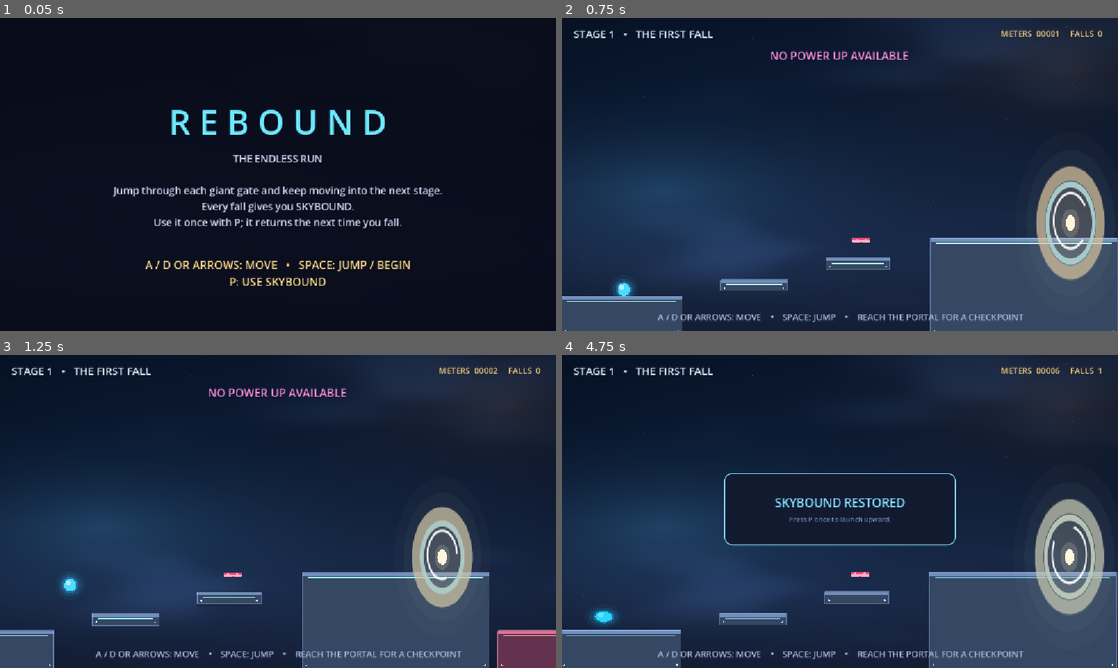
Above: before the commit, frames 1-4 (two rows, left to right).
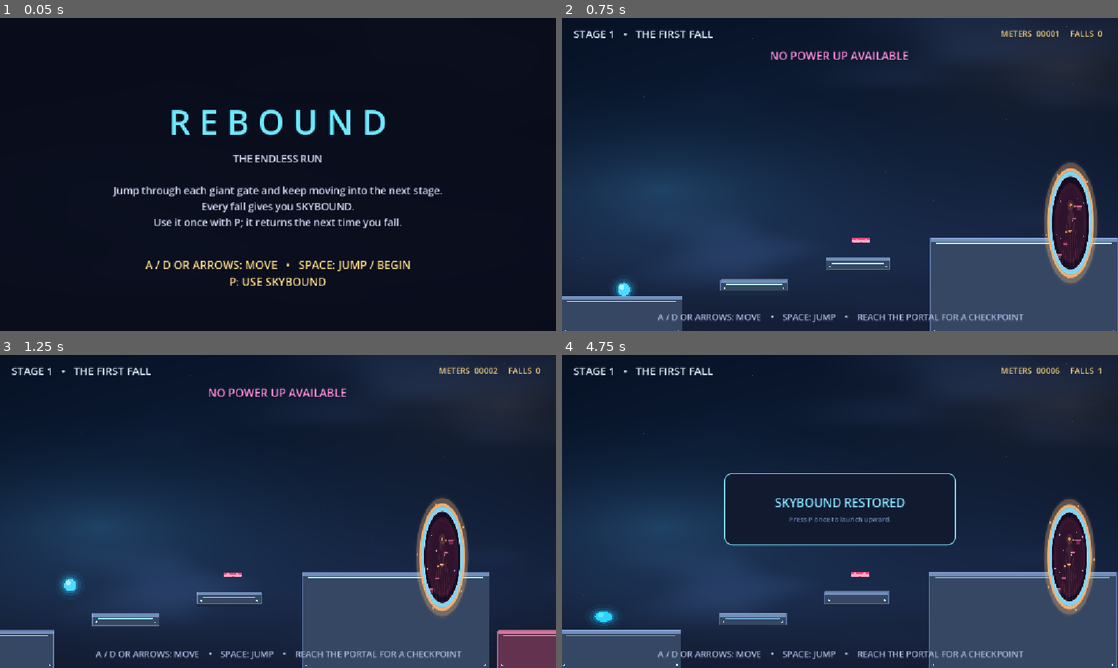
Above: after the commit, the same moments.

Repository: Epiccoder2211/REBOUND
Game: Godot game, scene res://main.tscn
The game is run twice, just before and just after one commit, with the same random seed, the same clock (stepped at 60 frames per second) and the same inputs. Sound files missing from this copy of the repository are replaced by a short silence.
Inputs:
- Up to frame 1 (0.05 s): no input
- Up to frame 2 (0.75 s): tap Enter (ui_accept) at 0.5 s; hold Right (ui_right) from 0.53 s (still down); tap P at 0.6 s
- Up to frame 3 (1.25 s): keep holding Right (ui_right); tap Enter (ui_accept) at 0.77 s
- Up to frame 4 (4.75 s): tap P at 1.35, 2.1, 2.85, 3.6, 4.25, 4.35 s; tap Enter (ui_accept) at 1.52, 3.02, 3.77, 4.52 s; release Right (ui_right) at 2.03 s; hold Left (ui_left) 2.03-2.78 s; hold Right (ui_right) 2.78-4.28 s; hold Left (ui_left) from 4.28 s (still down)

Frame 1 is identical in both runs. In frame 2, 3.6% of the frame differs, in the area x 85-98%, y 46-85%; in frame 3, 3.1%; in frame 4, 3.7%, in the area x 84-98%, y 46-84%.

Commit message:
Portal 2

Diff:
--- a/scripts/goal.gd
+++ b/scripts/goal.gd
@@ -1,11 +1,12 @@
 extends Area2D
-## Tall glowing gate that frames the next level beyond it.
+## Surreal gate with a small, perspective view into the next stage.
 
 signal reached
 var phase := 0.0
 var used := false
 var color_a := Color("82dfff")
 var color_b := Color("ffb26c")
+var preview_data: Dictionary = {}
 
 func _ready() -> void:
     collision_layer = 0
@@ -28,18 +29,113 @@
         reached.emit()
 
 func _draw() -> void:
-    var pulse := 1.0 + sin(phase) * 0.10
-    var blend := 0.5 + sin(phase * 0.65) * 0.18
-    var portal_color := color_a.lerp(color_b, blend)
-    var alternate_color := color_b.lerp(color_a, blend)
-    draw_set_transform(Vector2.ZERO, 0.0, Vector2(0.82, 1.36))
-    draw_circle(Vector2.ZERO, 76.0 * pulse, Color(portal_color.r, portal_color.g, portal_color.b, 0.025))
-    draw_circle(Vector2.ZERO, 61.0 * pulse, Color(alternate_color.r, alternate_color.g, alternate_color.b, 0.045))
-    draw_circle(Vector2.ZERO, 48.0 * pulse, Color(portal_color.r, portal_color.g, portal_color.b, 0.10))
-    draw_circle(Vector2.ZERO, 34.0 * pulse, Color(portal_color.r, portal_color.g, portal_color.b, 0.12))
-    draw_arc(Vector2.ZERO, 41.0 * pulse, 0.0, TAU, 72, Color(portal_color.r, portal_color.g, portal_color.b, 0.7), 12.0, true)
-    draw_arc(Vector2.ZERO, 32.0 * pulse, 0.0, TAU, 72, Color(alternate_color.r, alternate_color.g, alternate_color.b, 0.95), 5.0, true)
-    draw_arc(Vector2(0, -2), 23.0 * pulse, phase * 0.35, phase * 0.35 + TAU * 0.78, 56, Color(1.0, 1.0, 1.0, 0.9), 2.5, true)
-    draw_circle(Vector2.ZERO, 12.0 * pulse, Color(portal_color.r, portal_color.g, portal_color.b, 0.22))
-    draw_circle(Vector2.ZERO, 7.0, Color("fff5dd"))
+    var pulse := 1.0 + sin(phase * 0.8) * 0.025
+    var next_theme: Dictionary = preview_data.get("theme", {})
+    var portal_color := color_a
+    var destination_color := color_b
+
+    # A soft, layered aura replaces the old solid-looking portal texture.
+    draw_set_transform(Vector2.ZERO, 0.0, Vector2(0.78, 1.28))
+    _draw_ellipse(43.0 * pulse, 59.0 * pulse, Color(destination_color, 0.035))
+    _draw_ellipse(39.0 * pulse, 55.0 * pulse, Color(portal_color, 0.045))
+    _draw_ellipse(35.0 * pulse, 51.0 * pulse, Color(destination_color, 0.08))
+
+    # The aperture is transparent to the old world; only the destination scene is drawn here.
+    _draw_ellipse(30.0, 47.0, Color("080b19"))
+    _draw_preview_scene(next_theme)
+
+    # The outer rim belongs to the world ahead; the inner lip belongs to this world.
+    _draw_ellipse_outline(36.5 * pulse, 52.0 * pulse, Color(destination_color, 0.28), 8.0)
+    _draw_ellipse_outline(34.0 * pulse, 49.5 * pulse, Color(destination_color, 0.95), 3.2)
+    _draw_ellipse_outline(30.8 * pulse, 46.0 * pulse, Color(portal_color, 0.95), 4.0)
+    _draw_ellipse_outline(28.7 * pulse, 43.8 * pulse, Color(portal_color.lightened(0.45), 0.78), 1.0)
+
+    # A few drifting motes make the edge feel dimensional without obscuring the view.
+    for mote_index in range(5):
+        var angle := phase * 0.18 + float(mote_index) * TAU / 5.0
+        var mote_position := Vector2(cos(angle) * 39.0, sin(angle) * 52.0)
+        draw_circle(mote_position, 1.1 + (mote_index % 2) * 0.55, Color(destination_color, 0.7))
     draw_set_transform(Vector2.ZERO, 0.0, Vector2.ONE)
+
+func _draw_preview_scene(theme: Dictionary) -> void:
+    var sky_color := Color(theme.get("background_upper", "11132f"))
+    var horizon_color := Color(theme.get("background_horizon", "55518b"))
+    var floor_color := Color(theme.get("background_floor", "282642"))
+    var accent_color := Color(theme.get("platform_accent", "ffe58d"))
+    var platform_color := Color(theme.get("platform_static", "514d73"))
+    var highlight_color := Color(theme.get("platform_highlight", "a49ce0"))
+
+    # Atmospheric bands and a distant vanishing point suggest a view through space.
+    _draw_ellipse(30.0, 47.0, sky_color)
+    _draw_ellipse(25.0, 38.0, Color(horizon_color, 0.34))
+    _draw_ellipse(18.0, 27.0, Color(floor_color, 0.32))
+    _draw_ellipse_outline(22.0, 35.0, Color(horizon_color, 0.22), 1.0)
+    draw_circle(Vector2(0.0, -17.0), 5.0, Color(accent_color, 0.12))
+    draw_circle(Vector2(0.0, -17.0), 1.8, Color(accent_color, 0.72))
+
+    # Fine rays converge toward the center, selling a forward-looking camera angle.
+    for ray_index in range(7):
+        var ray_fraction := float(ray_index) / 6.0
+        var ray_edge := 30.0 * sqrt(maxf(0.0, 1.0 - pow(41.0 / 47.0, 2.0))) - 1.0
+        var ray_end := lerpf(-ray_edge, ray_edge, ray_fraction)
+        draw_line(Vector2(ray_end * 0.22, -15.0), Vector2(ray_end, 41.0), Color(accent_color, 0.10), 0.8, true)
+
+    for rect: Rect2 in preview_data.get("platforms", []):
+        _draw_preview_platform(rect, platform_color, highlight_color)
+    for platform: Dictionary in preview_data.get("moving", []):
+        _draw_preview_platform(platform["rect"], accent_color.darkened(0.24), accent_color)
+    for hazard: Rect2 in preview_data.get("hazards", []):
+        var hazard_position := _project_point(hazard.position + Vector2(hazard.size.x * 0.5, 0.0))
+        var hazard_width := maxf(2.0, hazard.size.x / 1152.0 * 48.0)
+        draw_line(hazard_position, hazard_position + Vector2(hazard_width, 0.0), Color(accent_color, 0.85), 1.4, true)
+
+    # A hazy destination glow and scattered stars add depth without a pasted-on backdrop.
+    for star_index in range(12):
+        var star_x := sin(float(star_index) * 19.7 + 1.3) * 24.0
+        var star_y := -36.0 + float((star_index * 17) % 70)
+        var star_edge := 30.0 * sqrt(maxf(0.0, 1.0 - pow(star_y / 47.0, 2.0)))
+        if absf(star_x) < star_edge:
+            draw_circle(Vector2(star_x, star_y), 0.45 + float(star_index % 3) * 0.2, Color("e5e9ff", 0.62))
+
+func _draw_preview_platform(rect: Rect2, base_color: Color, top_color: Color) -> void:
+    var center := _project_point(rect.position + Vector2(rect.size.x * 0.5, 0.0))
+    var depth := clampf((center.y + 39.0) / 78.0, 0.0, 1.0)
+    var perspective := lerpf(0.52, 1.0, depth)
+    var width := maxf(3.0, rect.size.x / 1152.0 * 52.0 * perspective)
+    var half_width := width * 0.5
+    var edge := 30.0 * sqrt(maxf(0.0, 1.0 - pow(center.y / 47.0, 2.0))) - 1.0
+    var left := clampf(center.x - half_width, -edge, edge)
+    var right := clampf(center.x + half_width, -edge, edge)
+    var thickness := clampf(rect.size.y * 0.055, 1.4, 4.0)
+    if right <= left:
+        return
+    var platform_points := PackedVector2Array([
+        Vector2(left, center.y), Vector2(right, center.y),
+        Vector2(right - 0.8, center.y + thickness), Vector2(left + 0.8, center.y + thickness)
+    ])
+    draw_colored_polygon(platform_points, base_color)
+    draw_line(Vector2(left, center.y), Vector2(right, center.y), Color(top_color, 0.95), 1.2, true)
+    draw_line(Vector2(left + 1.0, center.y + thickness), Vector2(right - 1.0, center.y + thickness), Color(base_color.darkened(0.35), 0.9), 0.8, true)
+
+func _project_point(stage_position: Vector2) -> Vector2:
+    var depth := clampf((stage_position.y - 330.0) / 270.0, 0.0, 1.0)
+    var perspective := lerpf(0.52, 1.0, depth)
+    var x := (stage_position.x / 1152.0 - 0.5) * 52.0 * perspective
+    var y := lerpf(-39.0, 39.0, depth)
+    var edge := 30.0 * sqrt(maxf(0.0, 1.0 - pow(y / 47.0, 2.0))) - 1.0
+    return Vector2(clampf(x, -edge, edge), y)
+
+func _draw_ellipse(radius_x: float, radius_y: float, color: Color) -> void:
+    draw_colored_polygon(_ellipse_points(radius_x, radius_y), color)
+
+func _draw_ellipse_outline(radius_x: float, radius_y: float, color: Color, width: float) -> void:
+    var points := _ellipse_points(radius_x, radius_y, 96)
+    points.append(points[0])
+    draw_polyline(points, color, width, true)
+
+func _ellipse_points(radius_x: float, radius_y: float, point_count: int = 72) -> PackedVector2Array:
+    var points := PackedVector2Array()
+    for point_index in range(point_count):
+        var angle := TAU * float(point_index) / float(point_count)
+        points.append(Vector2(cos(angle) * radius_x, sin(angle) * radius_y))
+    return points
--- a/scripts/main.gd
+++ b/scripts/main.gd
@@ -418,7 +418,8 @@
 	portal.position = data["goal"] + Vector2(offset, 0.0)
 	portal.scale = Vector2(1.7, 1.7)
 	portal.color_a = Color(data["theme"]["platform_accent"])
-	portal.color_b = Color(levels[(index + 1) % levels.size()]["theme"]["platform_accent"])
+	portal.preview_data = levels[(index + 1) % levels.size()]
+	portal.color_b = Color(portal.preview_data["theme"]["platform_accent"])
 	stage_root.add_child(portal)
 	portal.reached.connect(on_goal_reached)
 	if not preview:
